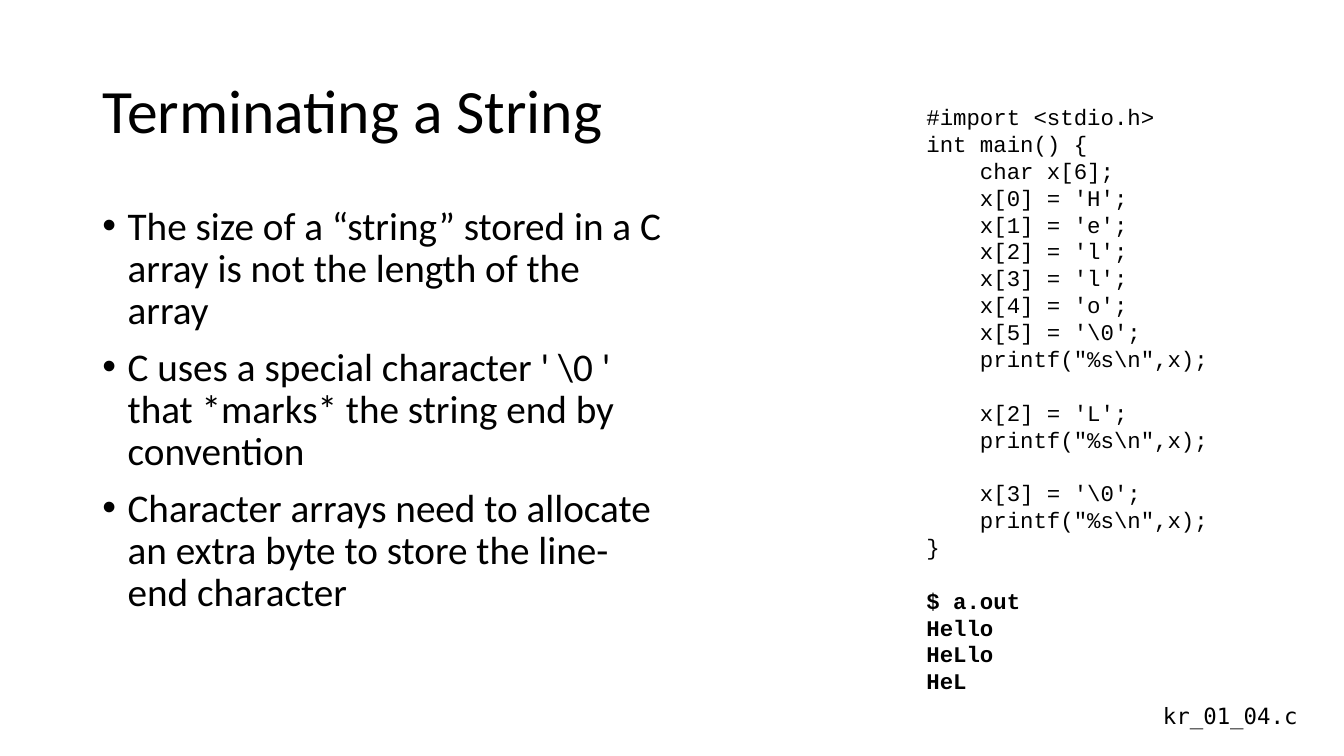
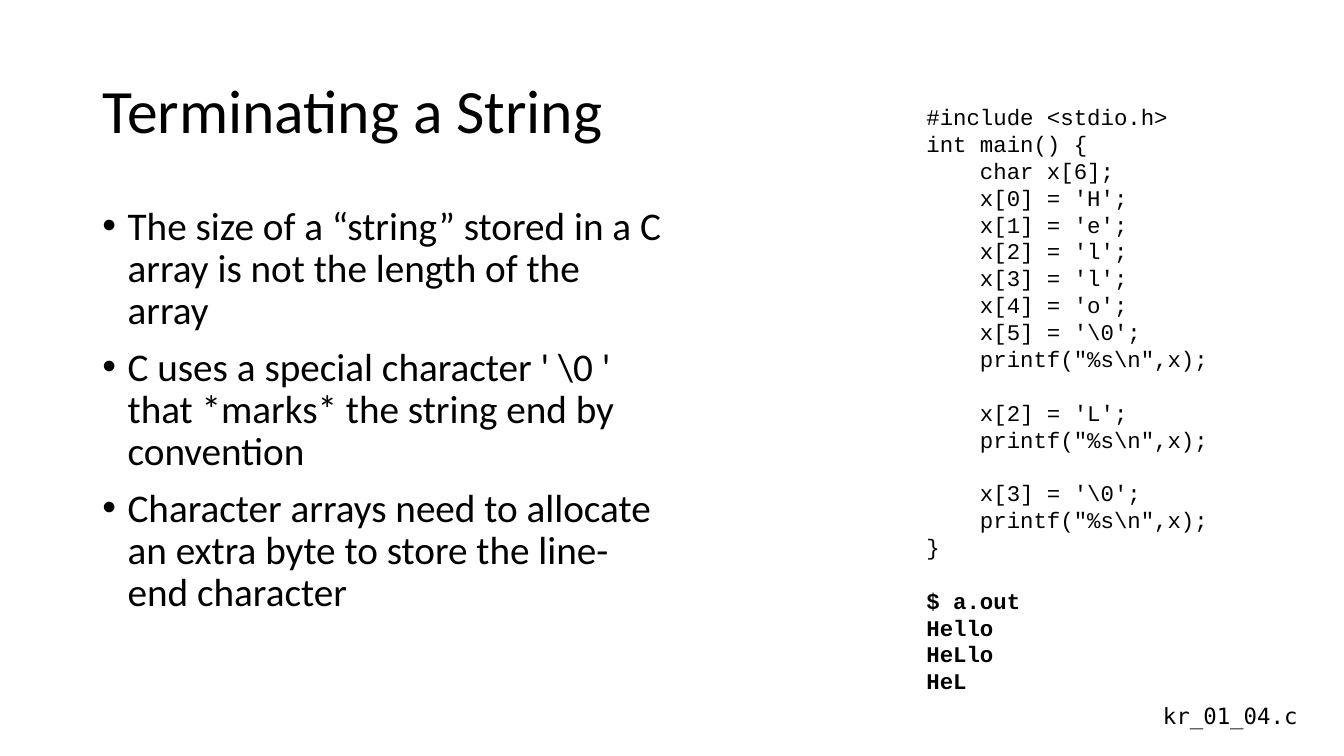
Before and after one commit to csev/cc4e, a slide deck: slide 9 of lectures/KR-1.pptx. Drawn at 1344x756 pixels with LibreOffice and Linux fonts; fonts in the diff are those of the drawing. Boxes give left, top, right and bottom in pixels: in the first picture for what was removed or moved away, otherwise in the second. Text is boxed around its words. In the diff, an @@ line names an element or a change of style, - is before the commit and + after.

```diff
--- a/lectures/KR-1.pptx
+++ b/lectures/KR-1.pptx
@@ text at <box>926,109,1168,126</box>: text changed @@
-#import <stdio.h>
+#include <stdio.h>
```
Also in this commit, not shown: 2 other slides changed.
